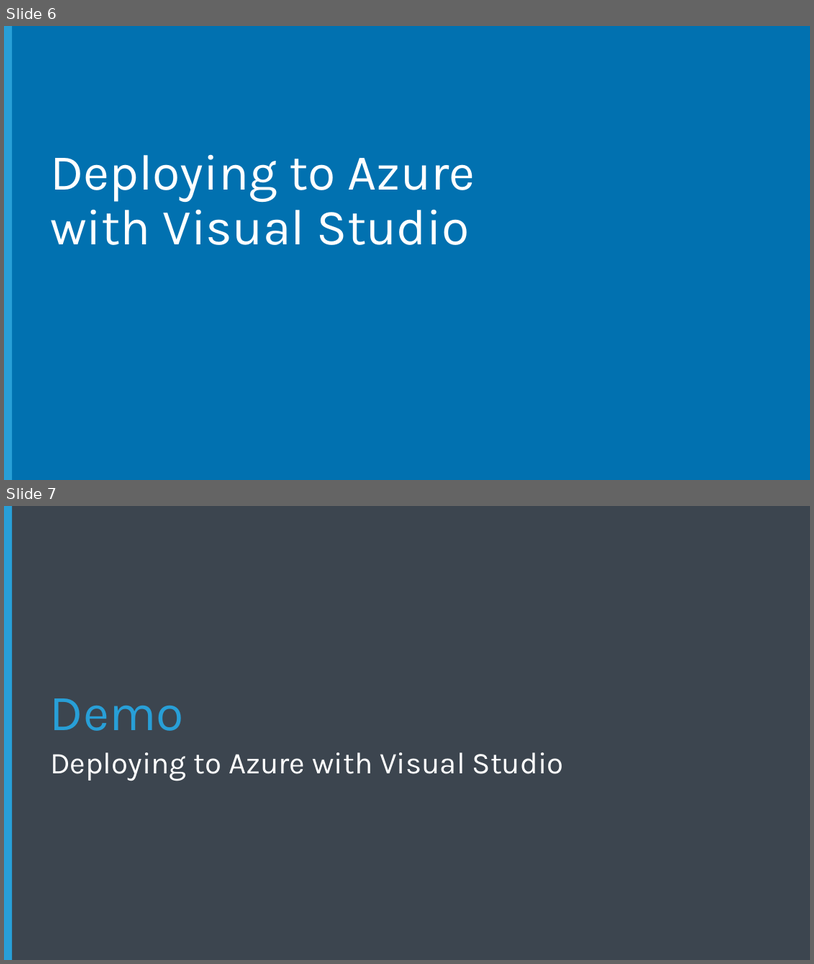
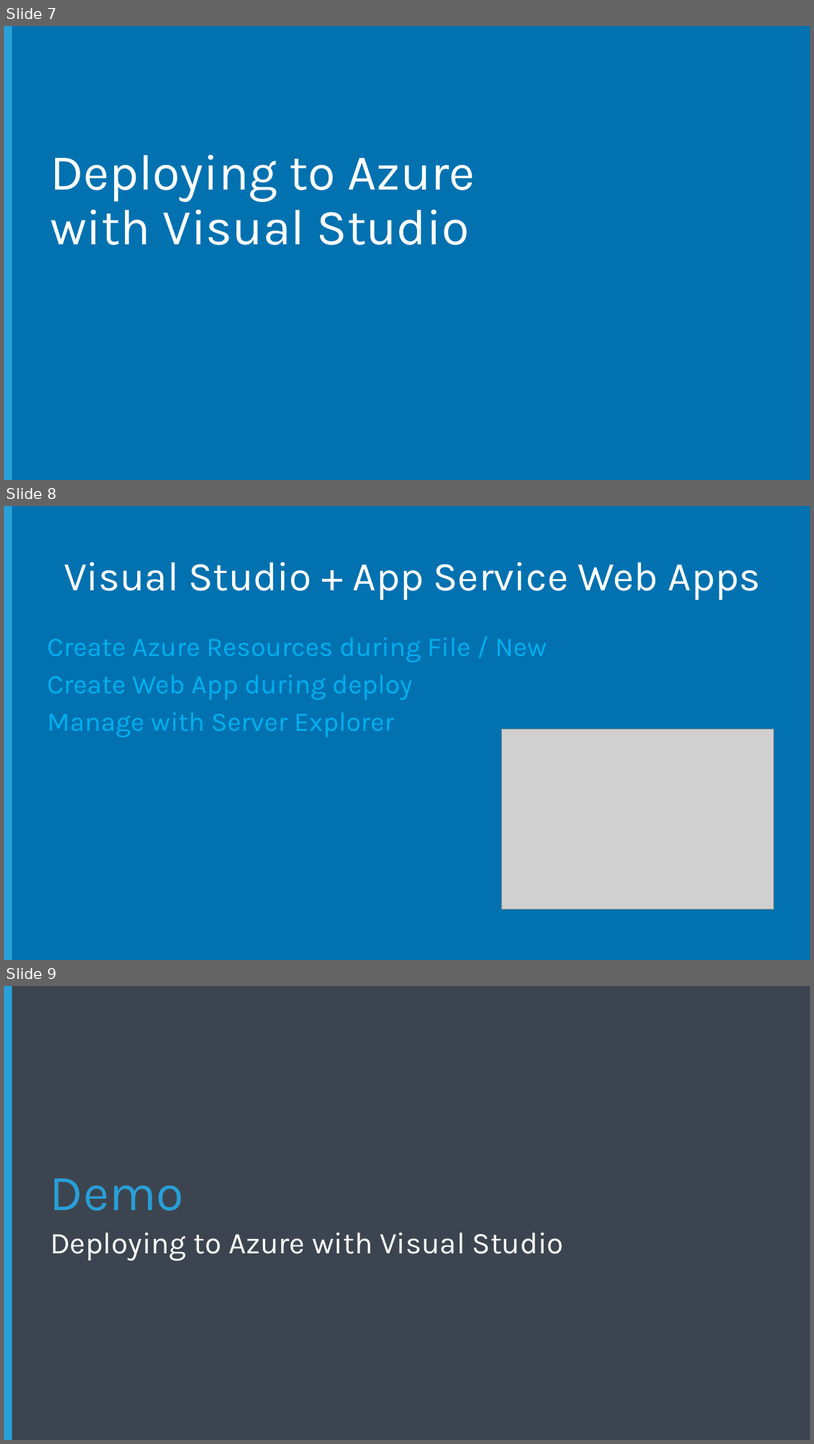
Before and after one commit to Microsoft-Web/NodeCamp, a slide deck: Presentation/AzureDeployAndDebug/AzureDeployAndDebug.pptx. Shown one above the other, each under a label of ours: slides 6 and 7 before the commit, slides 7, 8 and 9 after it. The pictures are 814x964 and 814x1444 pixels, drawn with LibreOffice and Linux fonts; fonts in the diff are those of the drawing; grey boxes stand for pictures; background and template pictures are left out. Boxes give left, top, right and bottom in pixels: in the first picture for what was removed or moved away, otherwise in the second. Text is boxed around its words. In the diff, an @@ line names an element or a change of style, - is before the commit and + after.

Commit message:
Updated AzureDeployAndDebug presentation

```diff
--- a/Presentation/AzureDeployAndDebug/AzureDeployAndDebug.pptx
+++ b/Presentation/AzureDeployAndDebug/AzureDeployAndDebug.pptx
@@ slide 8 added at [4,506,810,960], background #0171B0; not listed: 1 template element that a slide beside it also shows @@
@@ title added at [64,562,761,600], 48.6 pt, text #FFFFFF @@
+Visual Studio + App Service Web Apps
@@ text added at [47,638,547,737], 32 pt, text #00B0F0 @@
+Create Azure Resources during File / New
+Create Web App during deploy
+Manage with Server Explorer
@@ picture added at [502,729,774,909] @@
@@ what was slide 6 is now slide 7 @@
@@ what was slide 7 is now slide 9 @@
```
Also in this commit, not shown: 1 slide changed, 5 other slides added.
